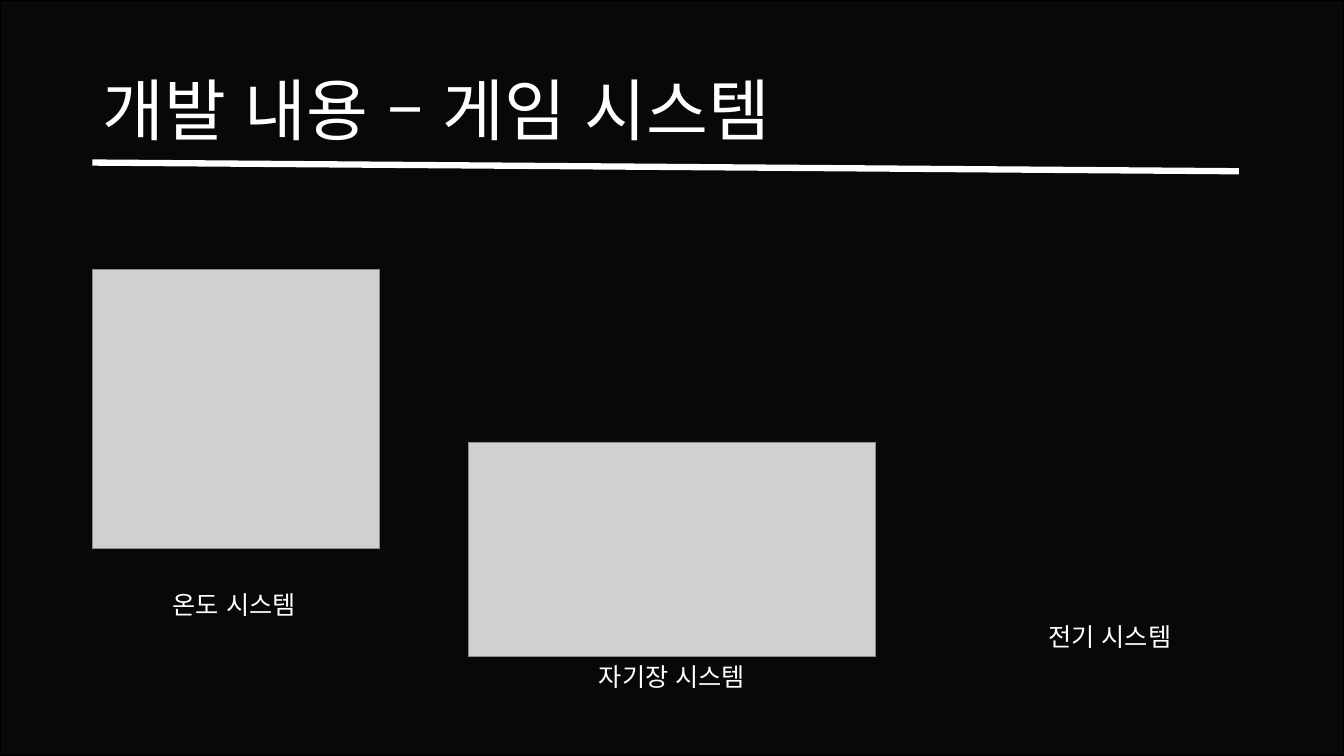
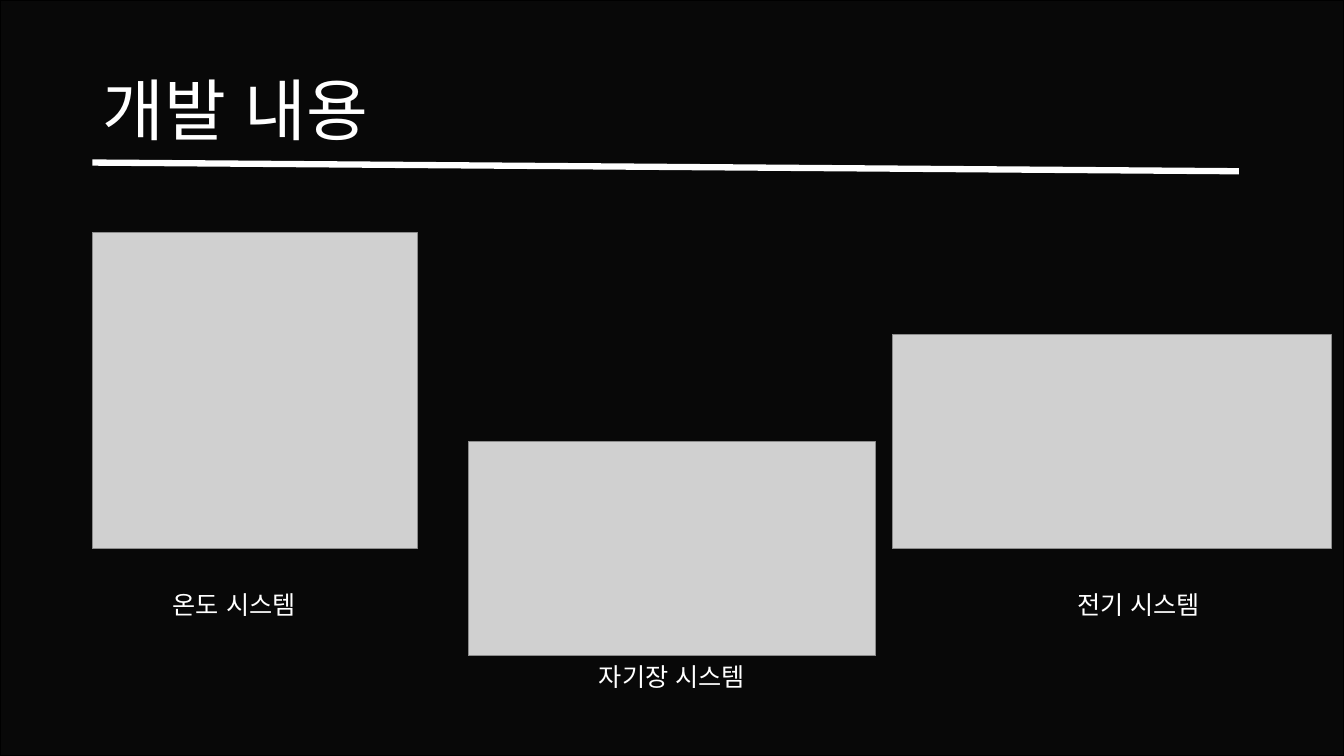
Before and after one commit to Theredhawksings/material, a slide deck: slide 5 of Weekly_Log/HG/프로젝트오푸스_송형규_신성재_중간발표.pptx. Drawn at 1344x756 pixels with LibreOffice and Linux fonts; fonts in the diff are those of the drawing; grey boxes stand for pictures; background and template pictures are left out; a plain dark background stands for a picture behind light text. Boxes give left, top, right and bottom in pixels: in the first picture for what was removed or moved away, otherwise in the second. Text is boxed around its words. In the diff, an @@ line names an element or a change of style, - is before the commit and + after.

```diff
--- a/Weekly_Log/HG/프로젝트오푸스_송형규_신성재_중간발표.pptx
+++ b/Weekly_Log/HG/프로젝트오푸스_송형규_신성재_중간발표.pptx
@@ title at (102,79,369,141): text changed @@
-개발 내용 – 게임 시스템
+개발 내용
@@ picture: place and size @@
-picture at (93,269,380,548)
+picture at (93,233,417,548)
@@ picture added at (892,335,1331,548) @@
@@ text "전기 시스템": place and size @@
-text "전기 시스템" at (1048,625,1172,648)
+text "전기 시스템" at (1077,593,1201,616)
```
Also in this commit, not shown: 1 other slide changed.
